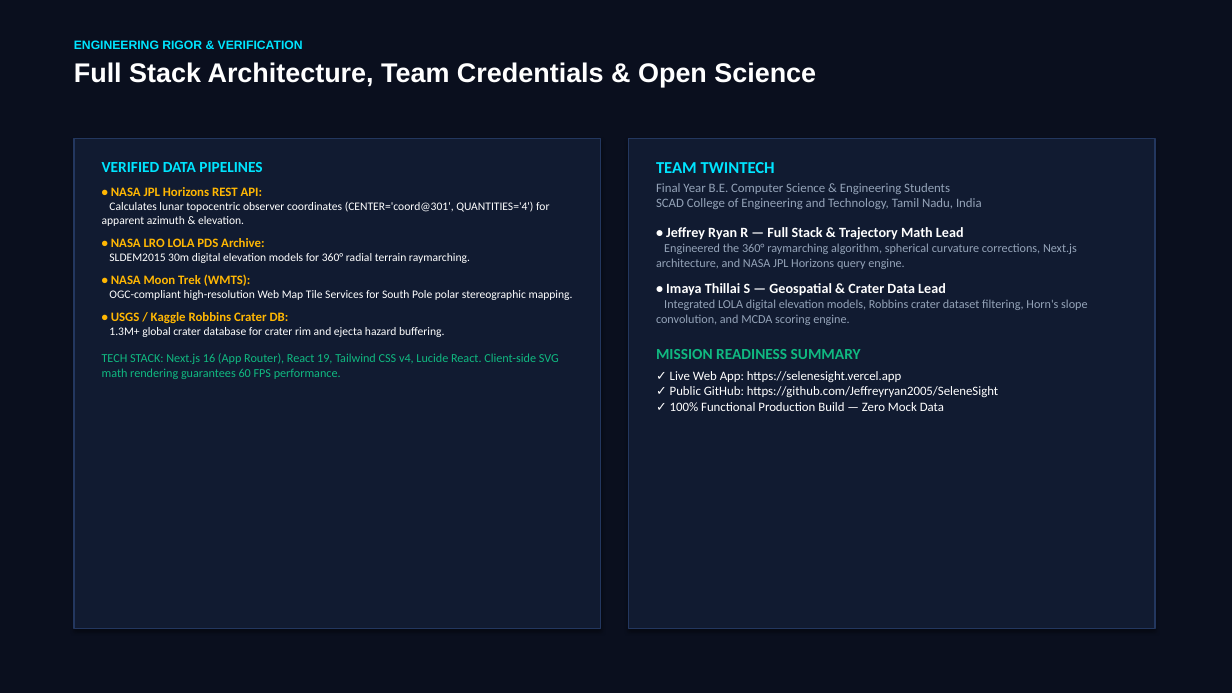
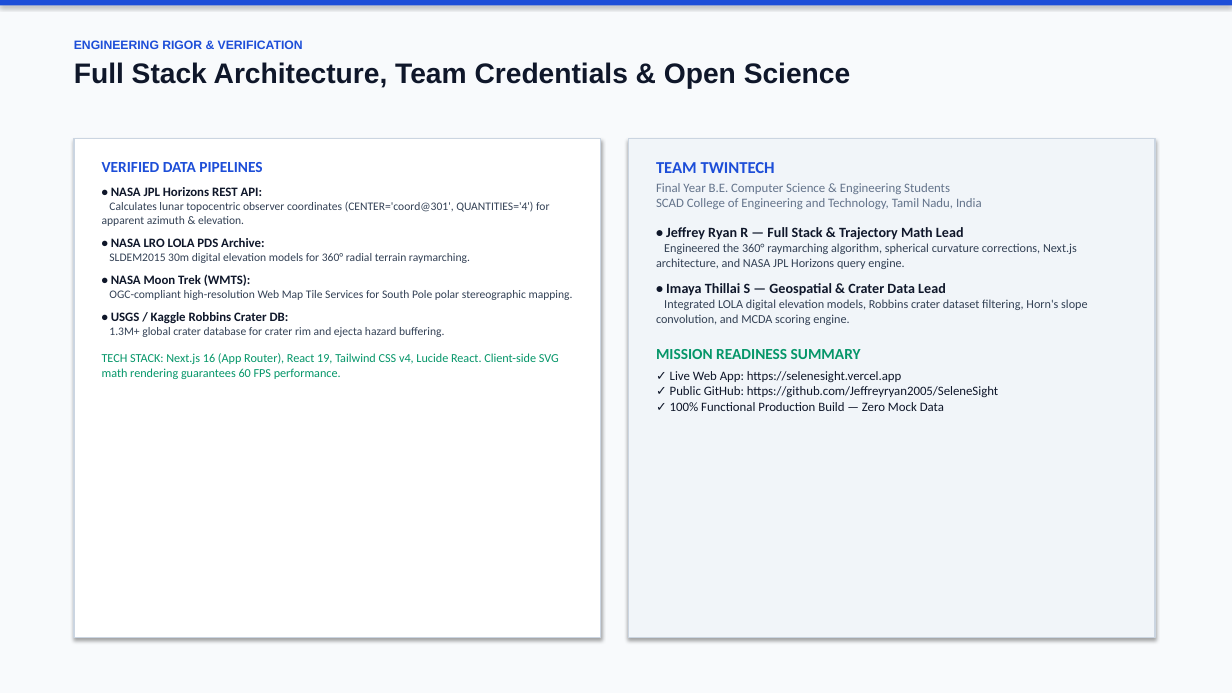
Before and after one commit to Jeffreyryan2005/SeleneSight, a slide deck: slide 7 of SeleneSight_NASA_Space_Apps_Submission.pptx. Drawn at 1232x693 pixels with LibreOffice and Linux fonts; fonts in the diff are those of the drawing. Boxes give left, top, right and bottom in pixels: in the first picture for what was removed or moved away, otherwise in the second. Text is boxed around its words. In the diff, an @@ line names an element or a change of style, - is before the commit and + after.

```diff
--- a/SeleneSight_NASA_Space_Apps_Submission.pptx
+++ b/SeleneSight_NASA_Space_Apps_Submission.pptx
@@ rectangle at [0,0,1232,693]: fill #0A0F1E to #F8FAFC @@
@@ rectangle added at [0,0,1232,6], fill #1D4ED8 @@
@@ text "ENGINEERING RIGOR & VERIFICATION" at [74,40,851,89]: text colour #00E5FF to #1D4ED8 in "ENGINEERING RIGOR & VERIFICATION"; size 21 to 22 pt, text colour #FFFFFF to #0F172A in "Full Stack Architecture, Team Credentials & Open ..." @@
@@ rectangle: place and size @@
-rectangle at [74,139,601,628]
+rectangle at [74,139,601,638]
@@ rectangle at [74,139,601,638]: fill #111B31 to #FFFFFF; outline #23375F 1 pt to #CBD5E1 1.2 pt @@
@@ rectangle: place and size @@
-rectangle at [628,139,1155,628]
+rectangle at [628,139,1155,638]
@@ rectangle at [628,139,1155,638]: fill #111B31 to #F1F5F9; outline #23375F 1 pt to #CBD5E1 1.2 pt @@
@@ text "VERIFIED DATA PIPELINES" at [102,162,573,379]: text colour #00E5FF to #1D4ED8 in "VERIFIED DATA PIPELINES"; text colour #FFB703 to #0F172A in "• NASA JPL Horizons REST API:", "• NASA LRO LOLA PDS Archive:", "• NASA Moon Trek (WMTS):", "• USGS / Kaggle Robbins Crater DB:"; text colour #FFFFFF to #334155 in "Calculates lunar topocentric observer coordinates (CENTER='c ...", "SLDEM2015 30m digital elevation models for 360° ...", "OGC-compliant high-resolution Web Map Tile Services for ...", "1.3M+ global crater database for crater rim ..."; text colour #10B981 to #059669 in "TECH STACK: Next.js 16 (App Router), React ..." @@
@@ text "TEAM TWINTECH" at [656,162,1087,411]: text colour #00E5FF to #1D4ED8 in "TEAM TWINTECH"; text colour #94A3B8 to #64748B in "Final Year B.E. Computer Science & Engineering ..."; text colour #FFFFFF to #0F172A in "• Jeffrey Ryan R — Full Stack ...", "• Imaya Thillai S — Geospatial & ...", "✓ Live Web App: https://selenesight.vercel.app ✓ Public ..."; text colour #94A3B8 to #334155 in "Engineered the 360° raymarching algorithm, spherical curvatu ...", "Integrated LOLA digital elevation models, Robbins crater ..."; text colour #10B981 to #059669 in "MISSION READINESS SUMMARY" @@
```
Also in this commit, not shown: 6 other slides changed, 2 other files.
